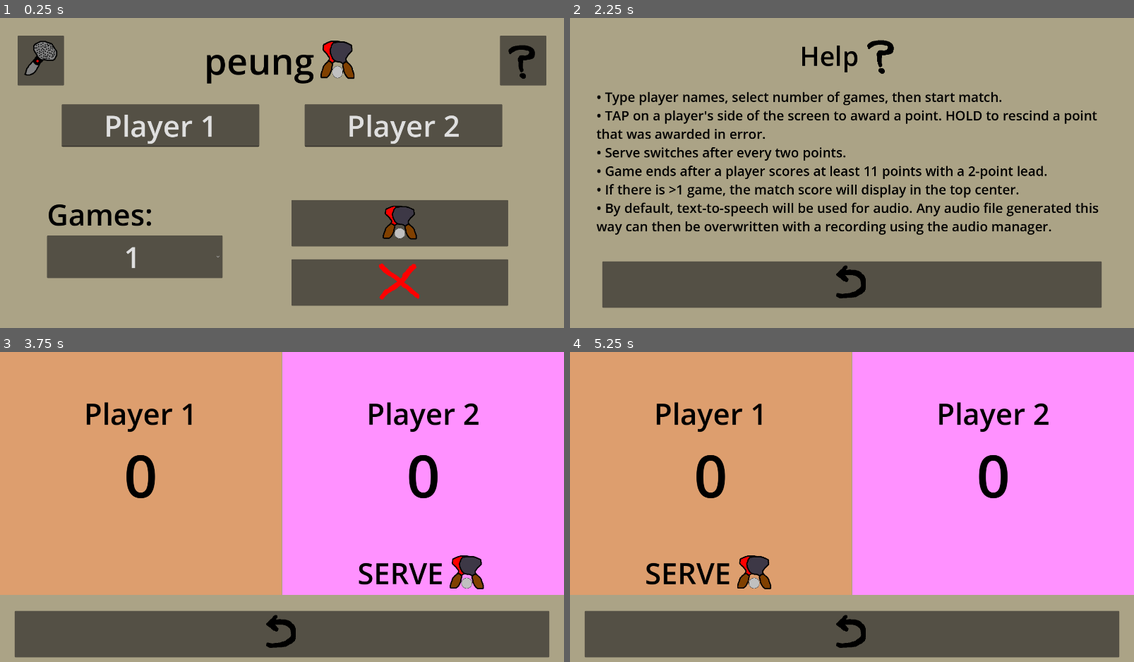
Above: before the commit, frames 1-4 (two rows, left to right).
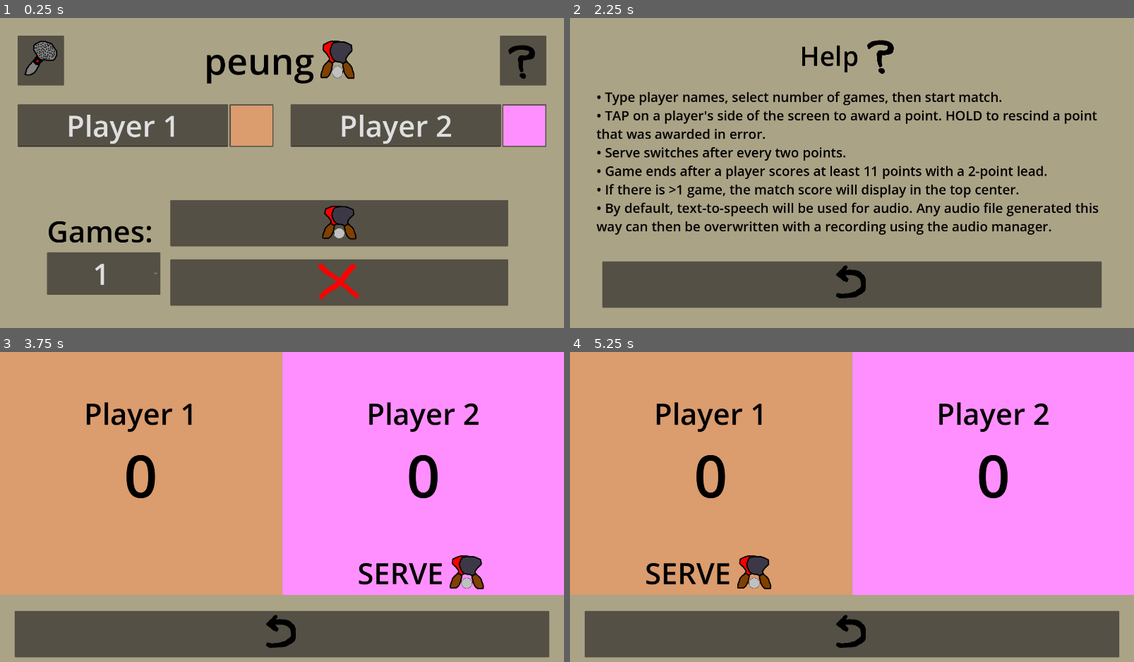
Above: after the commit, the same moments.

Repository: yusufmte/peung-app
Game: Godot game, scene res://scenes/menu.tscn
The game is run twice, just before and just after one commit, with the same random seed, the same clock (stepped at 60 frames per second) and the same inputs.
Inputs (mouse positions are in pixels of both pictures, inside the frame that each line leads up to; where the layout moved, square brackets give the same spot in the first picture):
- Up to frame 1 (0.25 s): no input
- Up to frame 2 (2.25 s): click (609, 61) at 0.5 s; click (852, 290) at 1.25 s; click (1094, 61) at 2 s
- Up to frame 3 (3.75 s): click (282, 618) at 2.75 s; click (338, 556) [400, 556] at 3.5 s
- Up to frame 4 (5.25 s): click (852, 634) at 4.25 s; click (908, 556) [970, 556] at 5 s

The runs differ from the first frame. In frame 1, 16% of the frame differs, in the area x 3-97%, y 27-93%; in frame 2, nothing differs; in frame 3, less than 0.1%; in frame 4, less than 0.1%.

Commit message:
add color pickers and adjust margins

Diff:
--- a/scenes/menu.tscn
+++ b/scenes/menu.tscn
@@ -94,14 +94,13 @@
 layout_mode = 2
 alignment = 1
 
-[node name="Player1Margin" type="MarginContainer" parent="ColorRect/MarginContainer/VBoxContainer/PlayersMargin/PlayersHBox"]
-layout_mode = 2
-theme_override_constants/margin_left = 0
-theme_override_constants/margin_right = 75
-
-[node name="Player1" type="LineEdit" parent="ColorRect/MarginContainer/VBoxContainer/PlayersMargin/PlayersHBox/Player1Margin"]
-layout_mode = 2
-theme_override_constants/minimum_character_width = 7
+[node name="Player1HBox" type="HBoxContainer" parent="ColorRect/MarginContainer/VBoxContainer/PlayersMargin/PlayersHBox"]
+layout_mode = 2
+size_flags_horizontal = 3
+
+[node name="Player1" type="LineEdit" parent="ColorRect/MarginContainer/VBoxContainer/PlayersMargin/PlayersHBox/Player1HBox"]
+layout_mode = 2
+size_flags_horizontal = 3
 theme_override_font_sizes/font_size = 100
 text = "Player 1"
 alignment = 1
@@ -109,18 +108,31 @@
 keep_editing_on_text_submit = true
 caret_blink = true
 
-[node name="Player2Margin" type="MarginContainer" parent="ColorRect/MarginContainer/VBoxContainer/PlayersMargin/PlayersHBox"]
-layout_mode = 2
-theme_override_constants/margin_left = 75
-theme_override_constants/margin_right = 0
-
-[node name="Player2" type="LineEdit" parent="ColorRect/MarginContainer/VBoxContainer/PlayersMargin/PlayersHBox/Player2Margin"]
-layout_mode = 2
-theme_override_constants/minimum_character_width = 7
+[node name="Player1ColorPickerButton" type="ColorPickerButton" parent="ColorRect/MarginContainer/VBoxContainer/PlayersMargin/PlayersHBox/Player1HBox"]
+custom_minimum_size = Vector2(150, 0)
+layout_mode = 2
+color = Color(0.866667, 0.615686, 0.431373, 1)
+
+[node name="Control" type="Control" parent="ColorRect/MarginContainer/VBoxContainer/PlayersMargin/PlayersHBox"]
+custom_minimum_size = Vector2(50, 0)
+layout_mode = 2
+
+[node name="Player2HBox" type="HBoxContainer" parent="ColorRect/MarginContainer/VBoxContainer/PlayersMargin/PlayersHBox"]
+layout_mode = 2
+size_flags_horizontal = 3
+
+[node name="Player2" type="LineEdit" parent="ColorRect/MarginContainer/VBoxContainer/PlayersMargin/PlayersHBox/Player2HBox"]
+layout_mode = 2
+size_flags_horizontal = 3
 theme_override_font_sizes/font_size = 100
 text = "Player 2"
 alignment = 1
 max_length = 10
+
+[node name="Player2ColorPickerButton" type="ColorPickerButton" parent="ColorRect/MarginContainer/VBoxContainer/PlayersMargin/PlayersHBox/Player2HBox"]
+custom_minimum_size = Vector2(150, 0)
+layout_mode = 2
+color = Color(1, 0.568627, 1, 1)
 
 [node name="Spacer" type="Control" parent="ColorRect/MarginContainer/VBoxContainer"]
 layout_mode = 2
@@ -139,11 +151,10 @@
 
 [node name="GamesMargin" type="MarginContainer" parent="ColorRect/MarginContainer/VBoxContainer/BottomMargin/BottomHBox"]
 layout_mode = 2
-size_flags_horizontal = 3
-theme_override_constants/margin_right = 200
 
 [node name="GamesVBox" type="VBoxContainer" parent="ColorRect/MarginContainer/VBoxContainer/BottomMargin/BottomHBox/GamesMargin"]
 layout_mode = 2
+size_flags_vertical = 4
 
 [node name="Label" type="Label" parent="ColorRect/MarginContainer/VBoxContainer/BottomMargin/BottomHBox/GamesMargin/GamesVBox"]
 layout_mode = 2
@@ -153,7 +164,6 @@
 
 [node name="NumGames" type="OptionButton" parent="ColorRect/MarginContainer/VBoxContainer/BottomMargin/BottomHBox/GamesMargin/GamesVBox"]
 layout_mode = 2
-size_flags_horizontal = 3
 theme = SubResource("Theme_mae5d")
 theme_override_font_sizes/font_size = 100
 theme_override_constants/arrow_margin = 10
--- a/scripts/global.gd
+++ b/scripts/global.gd
@@ -1,6 +1,8 @@
 extends Node
 
 var p1_name = "Player 1"
+var p1_color = Color(0.86,0.61,0.43,1.00)
 var p2_name = "Player 2"
+var p2_color = Color(1.00,0.56,1.00,1.00)
 var num_games_index = 0
 var num_games = 1
--- a/scripts/match.gd
+++ b/scripts/match.gd
@@ -44,6 +44,9 @@
 
 	player_rect.append($ColorRect/MarginContainer/VBoxContainer/HBoxContainer/P1ColorRect)
 	player_rect.append($ColorRect/MarginContainer/VBoxContainer/HBoxContainer/P2ColorRect)
+
+	player_rect[0].color = Global.p1_color
+	player_rect[1].color = Global.p2_color
 
 func reset_game():
 	game_score.fill(0)
--- a/scripts/menu.gd
+++ b/scripts/menu.gd
@@ -1,15 +1,21 @@
 extends Control
 
 var p1_name_label
+var p1_color_picker
 var p2_name_label
+var p2_color_picker
 var num_games_option
 
 func _ready():
-	p1_name_label = $ColorRect/MarginContainer/VBoxContainer/PlayersMargin/PlayersHBox/Player1Margin/Player1
-	p2_name_label = $ColorRect/MarginContainer/VBoxContainer/PlayersMargin/PlayersHBox/Player2Margin/Player2
+	p1_name_label = $ColorRect/MarginContainer/VBoxContainer/PlayersMargin/PlayersHBox/Player1HBox/Player1
+	p1_color_picker = $ColorRect/MarginContainer/VBoxContainer/PlayersMargin/PlayersHBox/Player1HBox/Player1ColorPickerButton
+	p2_name_label = $ColorRect/MarginContainer/VBoxContainer/PlayersMargin/PlayersHBox/Player2HBox/Player2
+	p2_color_picker = $ColorRect/MarginContainer/VBoxContainer/PlayersMargin/PlayersHBox/Player2HBox/Player2ColorPickerButton
 	num_games_option = $ColorRect/MarginContainer/VBoxContainer/BottomMargin/BottomHBox/GamesMargin/GamesVBox/NumGames
 	p1_name_label.text = Global.p1_name
+	p1_color_picker.color = Global.p1_color
 	p2_name_label.text = Global.p2_name
+	p2_color_picker.color = Global.p2_color
 	num_games_option.select(Global.num_games_index)
 
 	var quit_button = $ColorRect/MarginContainer/VBoxContainer/BottomMargin/BottomHBox/ButtonsMargin/ButtonsVBox/QuitButtonMargin/QuitButton
@@ -26,7 +32,9 @@
 
 func update_globals():
 	Global.p1_name = p1_name_label.text
+	Global.p1_color = p1_color_picker.color
 	Global.p2_name = p2_name_label.text
+	Global.p2_color = p2_color_picker.color
 	Global.num_games_index = num_games_option.selected
 	Global.num_games = int(num_games_option.get_item_text(num_games_option.selected))
 
